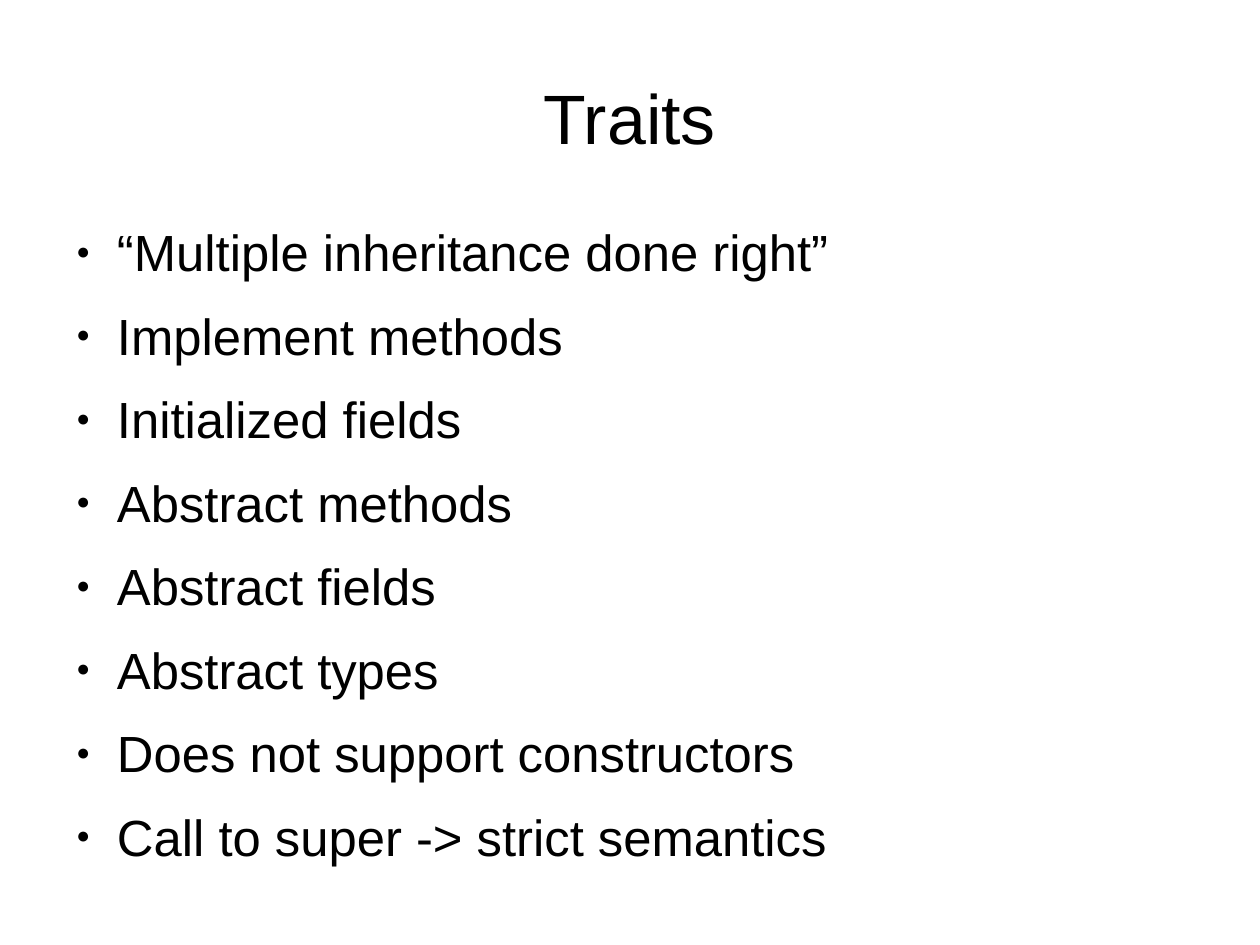
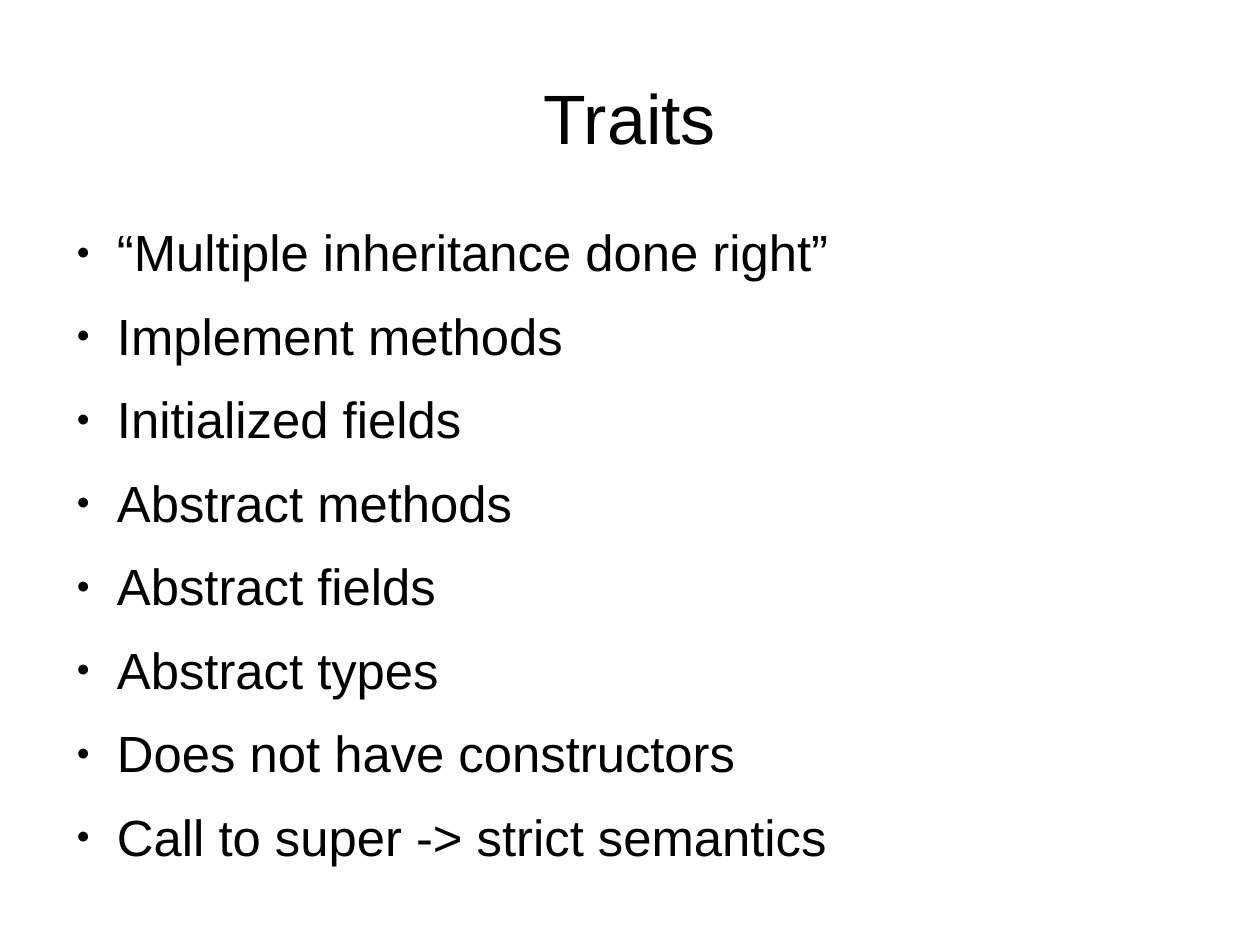
Before and after one commit to javaBin/scala-training-slides, a slide deck: slide 12 of 1.6 - OO-traits.odp. Drawn at 1260x945 pixels with LibreOffice and Linux fonts; fonts in the diff are those of the drawing; background and template pictures are left out. Boxes give left, top, right and bottom in pixels: in the first picture for what was removed or moved away, otherwise in the second. Text is boxed around its words. In the diff, an @@ line names an element or a change of style, - is before the commit and + after.

```diff
--- a/1.6 - OO-traits.odp
+++ b/1.6 - OO-traits.odp
@@ text at [117, 735, 735, 773]: text changed @@
-● Does not support constructors
+● Does not have constructors
```
Also in this commit, not shown: 9 other slides changed.
